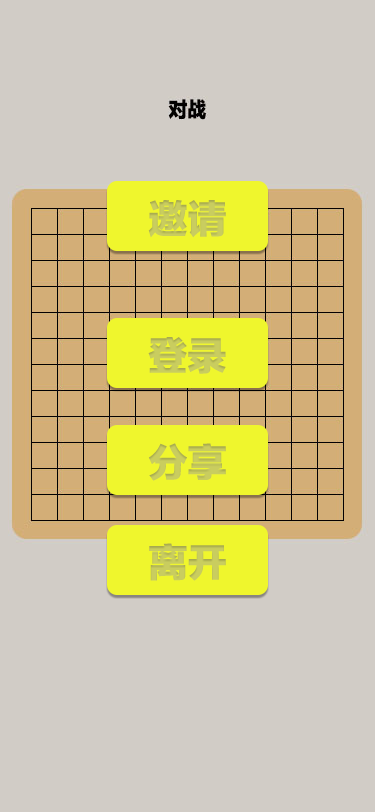
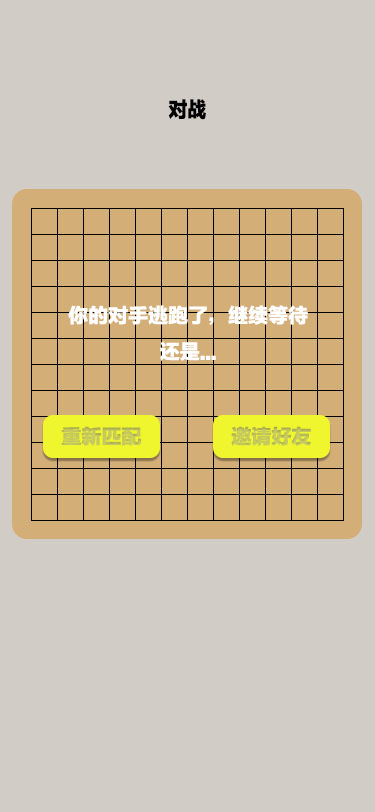
Two versions of the same layered image (375px x 812px). Layer-by-layer changes:
added group "组 2" with 7 layers above "你的对手逃跑了，继续等待 还是..." over [43, 415, 330, 458]
added group "组 1 拷贝 5" with 2 layers in group "组 2" over [213, 415, 330, 458]
added layer "邀请好友" in group "组 1 拷贝 5" over [231, 426, 311, 446]
added layer "圆角矩形 1" (1st of 6, in "组 2" › "组 1 拷贝 5") in group "组 1 拷贝 5" over [213, 415, 330, 458]
added group "组 1 拷贝 4" with 2 layers in group "组 2" over [43, 415, 160, 458]
added layer "重新匹配" in group "组 1 拷贝 4" over [61, 426, 142, 446]
added layer "圆角矩形 1" (2nd of 6, in "组 2" › "组 1 拷贝 4") in group "组 1 拷贝 4" over [43, 415, 160, 458]
added layer "你的对手逃跑了，继续等待 还是..." above "组 1 拷贝 2" over [68, 305, 308, 361]
hid group "组 1 拷贝 2" (2 layers) over [107, 181, 268, 251]
hid group "组 1 拷贝" (2 layers) over [107, 318, 268, 388]
hid group "组 1 拷贝 3" (2 layers) over [107, 525, 268, 595]
hid group "组 1" (2 layers) over [107, 425, 268, 495]
